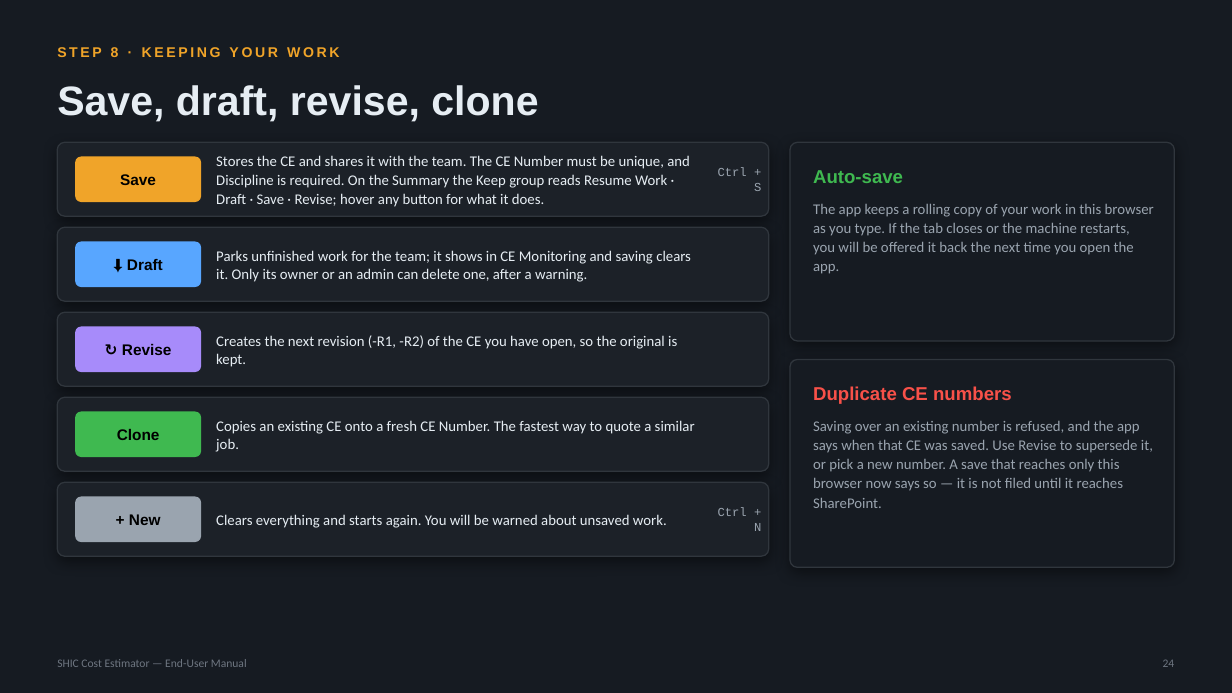
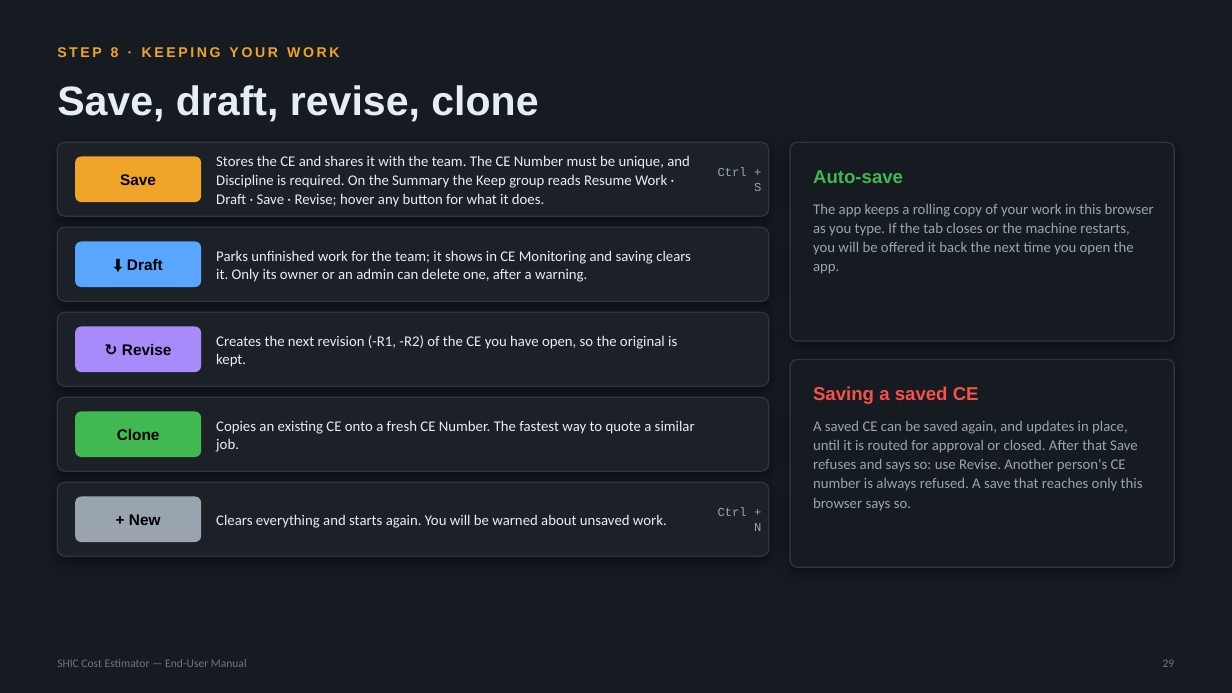
Before and after one commit to SYNERCORE/CostEstimation, a slide deck: slide 29 of docs/SHIC-Cost-Estimator-User-Manual.pptx (slide 24 before the commit). Drawn at 1232x693 pixels with LibreOffice and Linux fonts; fonts in the diff are those of the drawing. Boxes give left, top, right and bottom in pixels: in the first picture for what was removed or moved away, otherwise in the second. Text is boxed around its words. In the diff, an @@ line names an element or a change of style, - is before the commit and + after.

```diff
--- a/docs/SHIC-Cost-Estimator-User-Manual.pptx
+++ b/docs/SHIC-Cost-Estimator-User-Manual.pptx
@@ text at <box>813,386,979,404</box>: text changed @@
-Duplicate CE numbers
+Saving a saved CE
@@ text at <box>813,421,1143,511</box>: text changed @@
-Saving over an existing number is refused, and the app says when that CE was saved. Use Revise to supersede it, or pick a new number. A save that reaches only this browser now says so — it is not filed until it reaches SharePoint.
+A saved CE can be saved again, and updates in place, until it is routed for approval or closed. After that Save refuses and says so: use Revise. Another person's CE number is always refused. A save that reaches only this browser says so.
```
Also in this commit, not shown: 32 other slides changed, 7 slides added.
